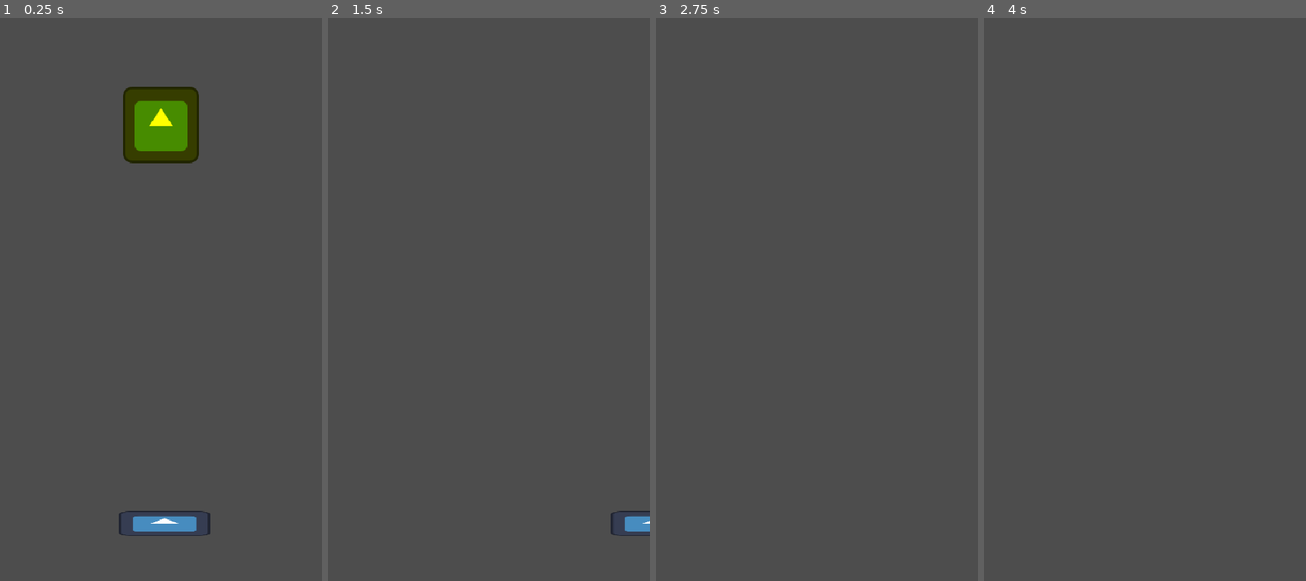
Above: before the commit, frames 1-4 (left to right).
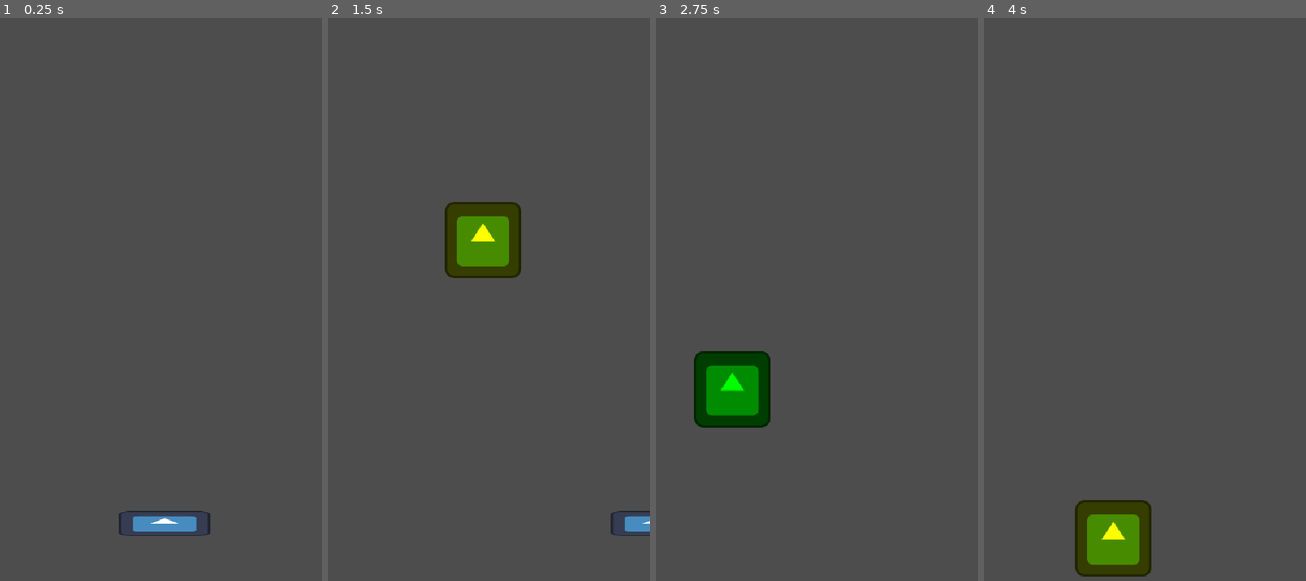
Above: after the commit, the same moments.

Repository: moisesjbc/la-kolektanto
Game: Godot game, scene res://gameplay/main/main.tscn
The game is run twice, just before and just after one commit, with the same random seed, the same clock (stepped at 60 frames per second) and the same inputs. The engine's default icon, where the game draws it, is replaced by a stand-in: a white triangle on a blue panel in a dark square.
Inputs:
- Up to frame 1 (0.25 s): no input
- Up to frame 2 (1.5 s): hold Right (ui_right) 0.53-1.28 s; hold Left (ui_left) from 1.28 s (still down)
- Up to frame 3 (2.75 s): release Left (ui_left) at 2.03 s; hold Right (ui_right) from 2.03 s (still down)
- Up to frame 4 (4 s): release Right (ui_right) at 3.53 s; hold Left (ui_left) from 3.53 s (still down)

The runs differ from the first frame. In frame 1, 3.2% of the frame differs, in the area x 38-62%, y 12-26%; in frame 2, 3.2%; in frame 3, 3.2%; in frame 4, 3.2%, in the area x 28-52%, y 85-100%.

Commit message:
Add collectibles respawn

Diff:
--- a/godot-project/gameplay/collectible/collectible.tscn
+++ b/godot-project/gameplay/collectible/collectible.tscn
@@ -9,7 +9,7 @@
 [sub_resource type="RectangleShape2D" id="RectangleShape2D_d561c"]
 size = Vector2(130, 130)
 
-[node name="collectible" type="CharacterBody2D"]
+[node name="collectible" type="CharacterBody2D" groups=["collectibles"]]
 collision_layer = 2
 script = ExtResource("1_d561c")
 
--- /dev/null
+++ b/godot-project/gameplay/collectibles_respawn/collectibles_respawn.gd
@@ -0,0 +1,19 @@
+extends Node2D
+
+var collectible_scene: PackedScene = preload("res://gameplay/collectible/collectible.tscn")
+@onready var position_range: int = $right_pos.global_position.x - $left_pos.global_position.x
+
+
+func _on_timer_timeout() -> void:
+	respawn_collectible()
+
+func respawn_collectible():
+	var collectible: Node2D = collectible_scene.instantiate()
+
+	randomize()
+	collectible.global_position = Vector2(
+		randi() % position_range + $left_pos.global_position.x,
+		global_position.y
+	)
+
+	$collectibles.add_child(collectible)
--- /dev/null
+++ b/godot-project/gameplay/collectibles_respawn/collectibles_respawn.tscn
@@ -0,0 +1,19 @@
+[gd_scene load_steps=2 format=3 uid="uid://mmfmd7wv4tgq"]
+
+[ext_resource type="Script" uid="uid://bag5x5fpl14n" path="res://gameplay/collectibles_respawn/collectibles_respawn.gd" id="1_mev23"]
+
+[node name="collectibles_respawn" type="Node2D"]
+script = ExtResource("1_mev23")
+
+[node name="left_pos" type="Marker2D" parent="."]
+position = Vector2(48, 0)
+
+[node name="right_pos" type="Marker2D" parent="."]
+position = Vector2(488, 0)
+
+[node name="timer" type="Timer" parent="."]
+autostart = true
+
+[node name="collectibles" type="Node2D" parent="."]
+
+[connection signal="timeout" from="timer" to="." method="_on_timer_timeout"]
--- a/godot-project/gameplay/main/main.tscn
+++ b/godot-project/gameplay/main/main.tscn
@@ -1,12 +1,12 @@
 [gd_scene load_steps=3 format=3 uid="uid://dfqavponjhjfh"]
 
 [ext_resource type="PackedScene" uid="uid://ba4kaciikq8ru" path="res://gameplay/player/player.tscn" id="1_582jy"]
-[ext_resource type="PackedScene" uid="uid://cyl8ir53xd7vb" path="res://gameplay/collectible/collectible.tscn" id="2_c201j"]
+[ext_resource type="PackedScene" uid="uid://mmfmd7wv4tgq" path="res://gameplay/collectibles_respawn/collectibles_respawn.tscn" id="3_rsott"]
 
 [node name="main" type="Node2D"]
 
 [node name="player" parent="." instance=ExtResource("1_582jy")]
 position = Vector2(278, 847)
 
-[node name="collectible" parent="." instance=ExtResource("2_c201j")]
-position = Vector2(270, -71)
+[node name="collectibles_respawn" parent="." instance=ExtResource("3_rsott")]
+position = Vector2(0, -64)
--- a/godot-project/gameplay/player/player.gd
+++ b/godot-project/gameplay/player/player.gd
@@ -10,7 +10,10 @@
 	elif Input.is_action_pressed("ui_right"):
 		direction.x = 1
 
-	move_and_collide(direction * SPEED * delta)
+	var collision: KinematicCollision2D = move_and_collide(direction * SPEED * delta)
+	if collision and collision.get_collider().is_in_group("collectibles"):
+		collect(collision.get_collider().TYPE)
+		collision.get_collider().queue_free()
 
 func collect(collectible_type: String) -> void:
 	print("Collected: " + collectible_type)
--- a/godot-project/project.godot
+++ b/godot-project/project.godot
@@ -21,6 +21,10 @@
 window/size/viewport_height=960
 window/stretch/mode="canvas_items"
 window/stretch/aspect="keep_width"
+
+[global_group]
+
+collectibles=""
 
 [input]
 
Not shown, added: godot-project/gameplay/collectibles_respawn/collectibles_respawn.gd.uid
